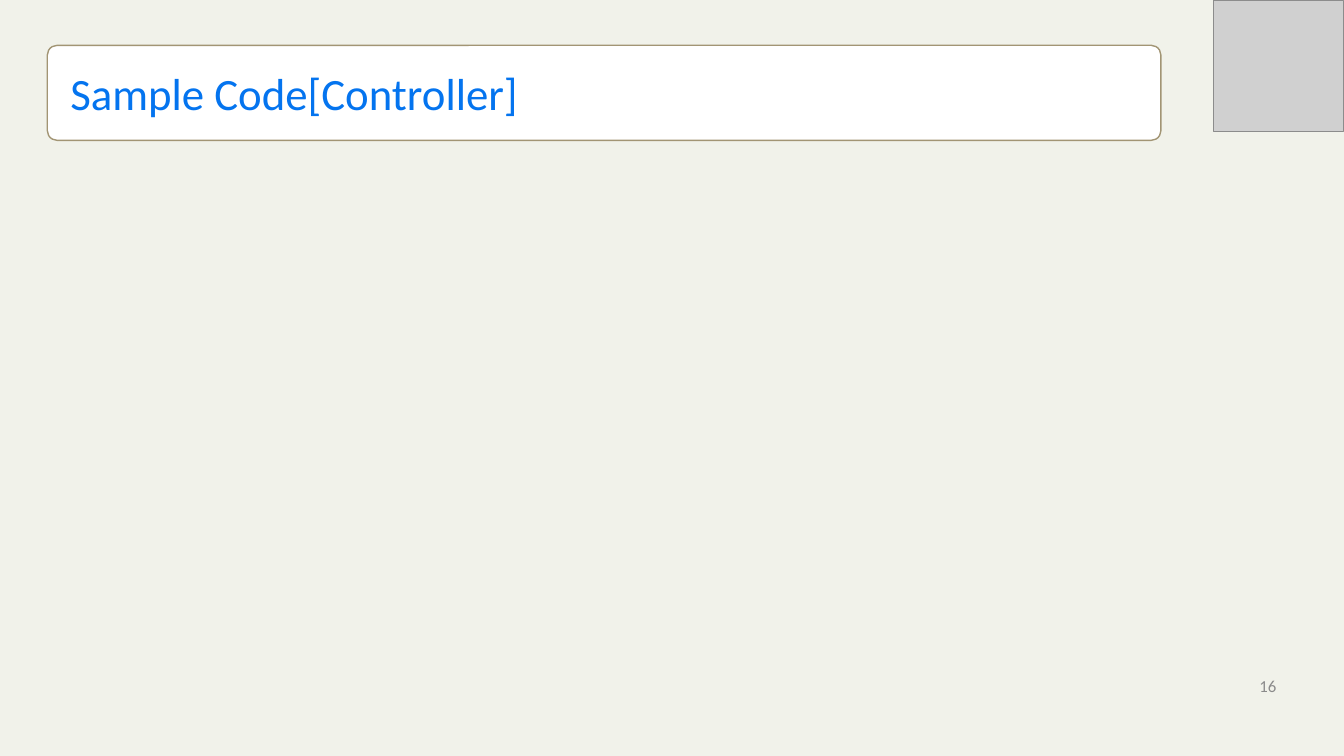
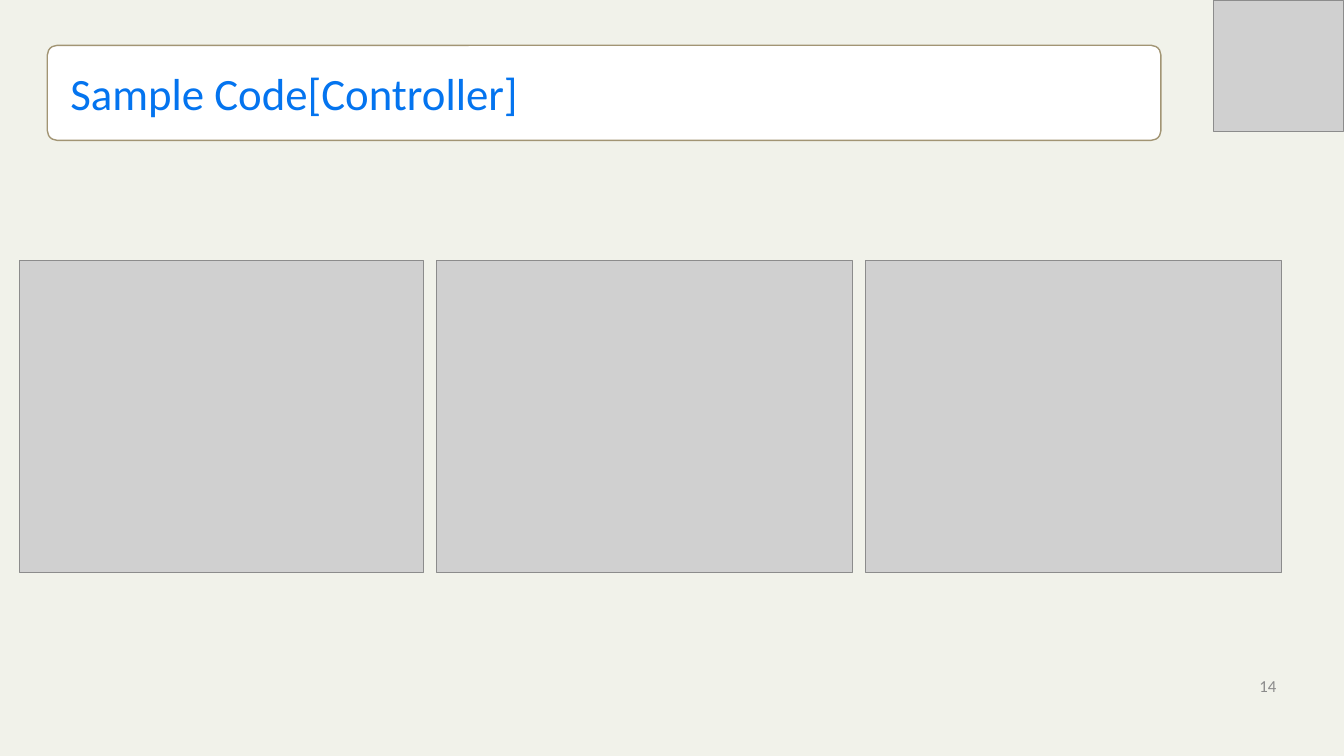
Before and after one commit to mickknutson/SITE_BOOTCAMP_QA, a slide deck: slide 14 of StudentWork/Besh/Project/TestHut Presentation.pptx (slide 16 before the commit). Drawn at 1344x756 pixels with LibreOffice and Linux fonts; fonts in the diff are those of the drawing; grey boxes stand for pictures; background and template pictures are left out. Boxes give left, top, right and bottom in pixels: in the first picture for what was removed or moved away, otherwise in the second. Text is boxed around its words. In the diff, an @@ line names an element or a change of style, - is before the commit and + after.

```diff
--- a/StudentWork/Besh/Project/TestHut Presentation.pptx
+++ b/StudentWork/Besh/Project/TestHut Presentation.pptx
@@ picture added at <box>19,261,423,574</box> @@
@@ picture added at <box>437,261,852,574</box> @@
@@ picture added at <box>866,261,1281,574</box> @@
@@ page number at <box>1259,681,1276,692</box>: text changed @@
-16
+14
```
Also in this commit, not shown: 3 other slides changed, 2 slides removed.
